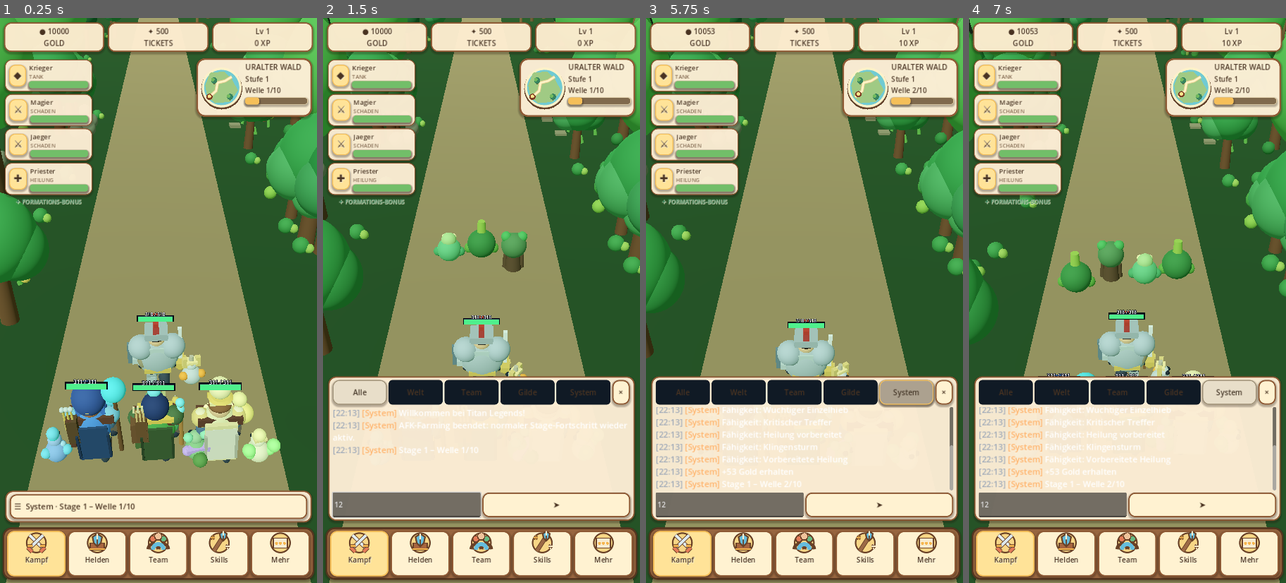
Above: before the commit, frames 1-4 (left to right).
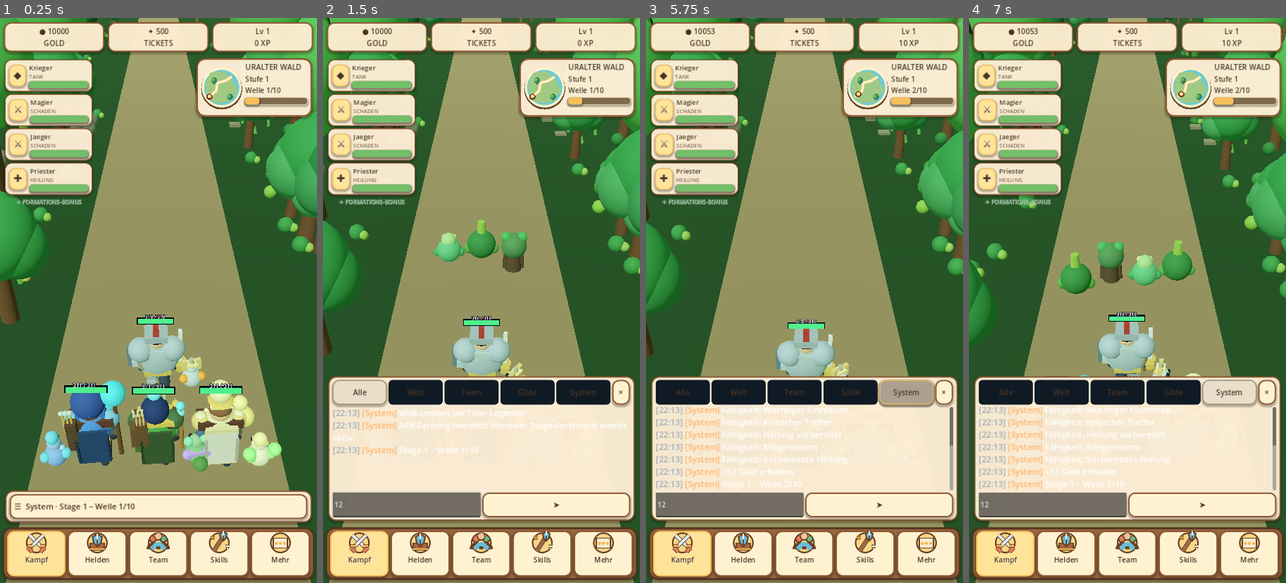
Above: after the commit, the same moments.

Repository: xynewageyx/TitanLegend
Game: Godot game, scene res://scenes/main.tscn
Two runs of this game, one before a commit and one after it. Both use one fixed random seed, a clock stepped at 60 frames per second and the inputs below.
Inputs (mouse positions are in pixels of both pictures, inside the frame that each line leads up to):
- Up to frame 1 (0.25 s): no input
- Up to frame 2 (1.5 s): click "☰ System · Stage 1 – Welle 1/…" at 0.5 s; click (405, 503) at 1.27 s; type "12" at 1.35 s
- Up to frame 3 (5.75 s): click "Welt" at 2 s; click "Alle" at 2.75 s; click "Team" at 3.5 s; click "Gilde" at 4.25 s; click "System" at 5 s
- Up to frame 4 (7 s): click "×" at 5.75 s; click "☰ System · Stage 1 – Welle 2/…" at 6.5 s

The runs differ from the first frame. In frame 1, 4.9% of the frame differs, in the area x 0-100%, y 0-90%; in frame 2, 0.5%; in frame 3, 0.2%; in frame 4, 1.5%.

Commit message:
Ease automatic four-hero walk transitions between encounters

Diff:
--- a/scripts/team_formation.gd
+++ b/scripts/team_formation.gd
@@ -584,7 +584,7 @@
   walk_tween.kill()
  walk_tween = create_tween()
  # Actually advance through the world while respecting AFK cancellation.
- walk_tween.tween_property(self, "position:z", position.z - 2.0, 1.25)
+ walk_tween.tween_property(self, "position:z", position.z - 2.0, 1.25).set_trans(Tween.TRANS_SINE).set_ease(Tween.EASE_IN_OUT)
  walk_tween.tween_callback(_finish_walking)
 
 func _decorate_class(hero: Node3D, class_id: int, selected_role: int, slot: int) -> void:
